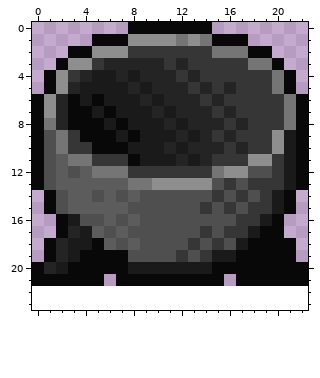
A pixel-art sprite gets an edit: Assets/Sprites/cauldron.png. This is how it looked before the edit.
The file is 23x22 pixels. Colours within 5 levels of each other are drawn and written as one. The old version is drawn lined up with the new one, on the new canvas.
The same view after the edit:
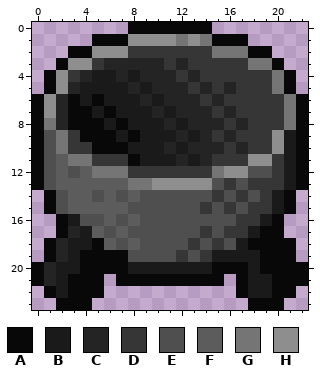
Palette (. is transparent): A #080808  B #1a1a1a  C #242424  D #363636  E #4f4f4f  F #5c5c5c  G #757575  H #8e8e8e
Changes in this commit:
canvas 23x22 -> 23x24
y 19: x 17..18 AA -> BB
y 20: x 3 A -> B; x 18 A -> B
y 21: x 1..2 AA -> CB; x 18..19 AA -> BB
y 22: x 1..5 ..... -> ABAAA; x 17..21 ..... -> ABBAA
y 23: x 2..4 ... -> AAA; x 18..20 ... -> AAA
Pixel boxes of the changes (left, top, right, bottom) in both pictures:
changed: (236, 250, 296, 310)
changed: (44, 262, 104, 310)
